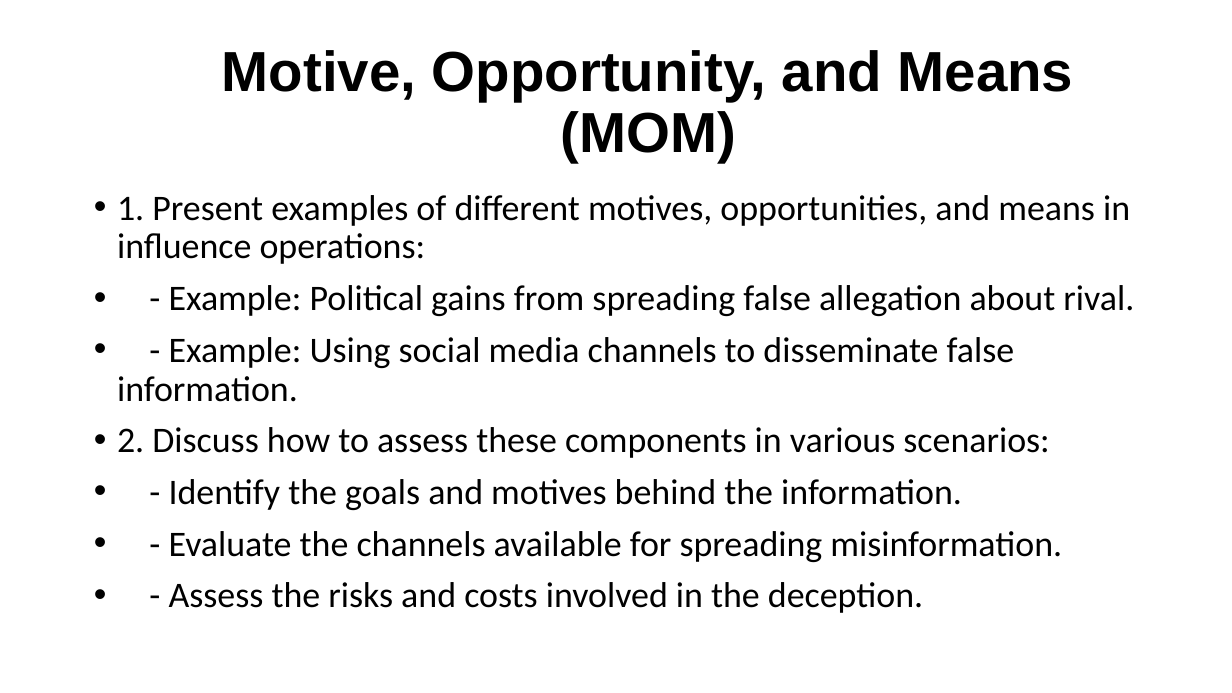
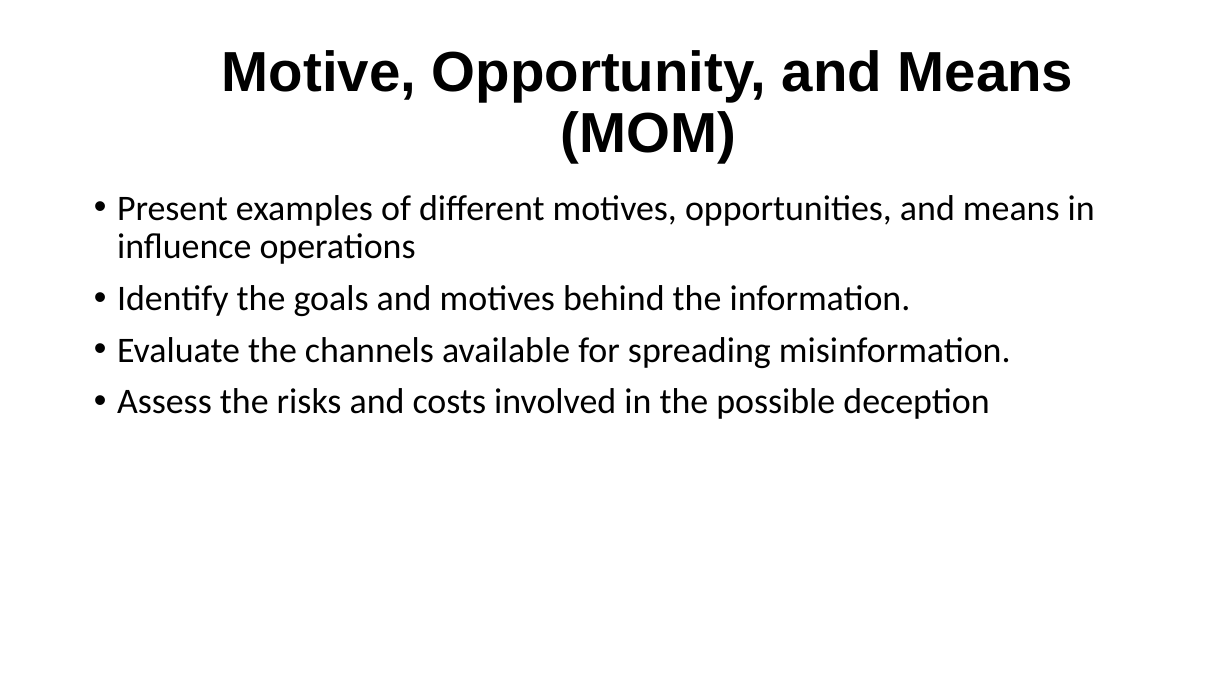
Before and after one commit to irregularchat/Counter_Malign_Information_Training, a slide deck: slide 15 of Counter_Malign_Information/4-Implement-For_Instructors/Lesson_Plans/Lesson_05-Identify_Malign_Information/Audio_Visual-Identify_Misinformation/Instructor-Lesson_Slide-Identify_Misinformation.pptx (slide 7 before the commit). Drawn at 1232x693 pixels with LibreOffice and Linux fonts; fonts in the diff are those of the drawing. Boxes give left, top, right and bottom in pixels: in the first picture for what was removed or moved away, otherwise in the second. Text is boxed around its words. In the diff, an @@ line names an element or a change of style, - is before the commit and + after.

```diff
--- a/Counter_Malign_Information/4-Implement-For_Instructors/Lesson_Plans/Lesson_05-Identify_Malign_Information/Audio_Visual-Identify_Misinformation/Instructor-Lesson_Slide-Identify_Misinformation.pptx
+++ b/Counter_Malign_Information/4-Implement-For_Instructors/Lesson_Plans/Lesson_05-Identify_Malign_Information/Audio_Visual-Identify_Misinformation/Instructor-Lesson_Slide-Identify_Misinformation.pptx
@@ text at <box>117,195,1095,419</box>: text changed @@
-• 1. Present examples of different motives, opportunities, and means in influence operations:
-• - Example: Political gains from spreading false allegation about rival.
-• - Example: Using social media channels to disseminate false information.
-• 2. Discuss how to assess these components in various scenarios:
-• - Identify the goals and motives behind the information.
-• - Evaluate the channels available for spreading misinformation.
-• - Assess the risks and costs involved in the deception.
+• Present examples of different motives, opportunities, and means in influence operations
+• Identify the goals and motives behind the information.
+• Evaluate the channels available for spreading misinformation.
+• Assess the risks and costs involved in the possible deception
```
Also in this commit, not shown: 7 other slides changed, 6 slides added, 1 slide removed, 1 other file.
